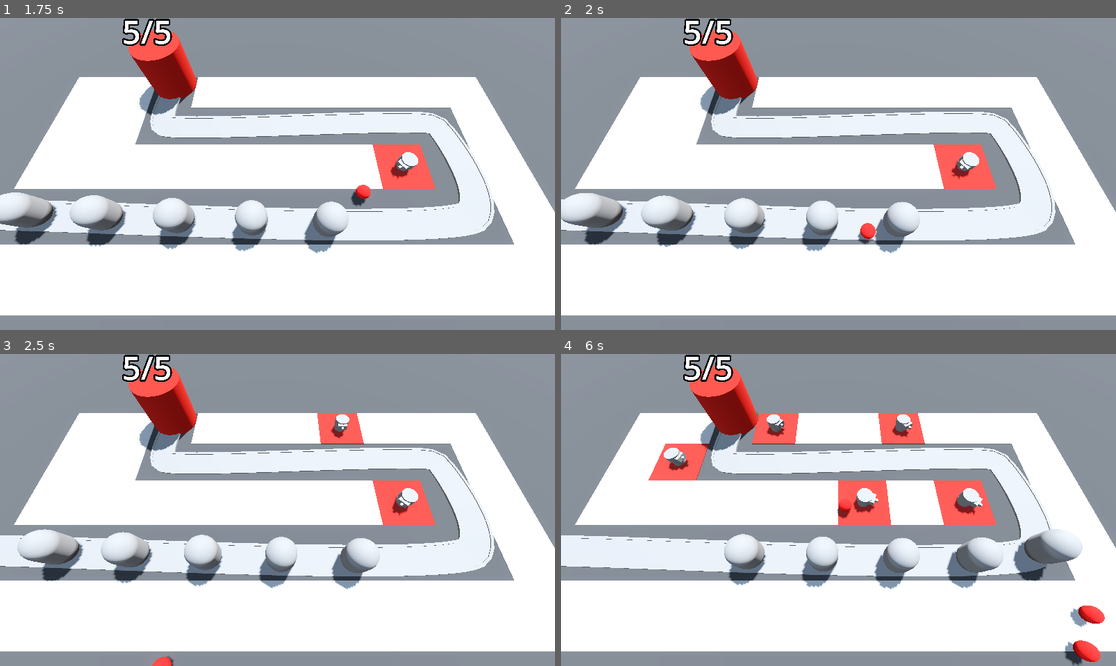
Above: before the commit, frames 1-4 (two rows, left to right).
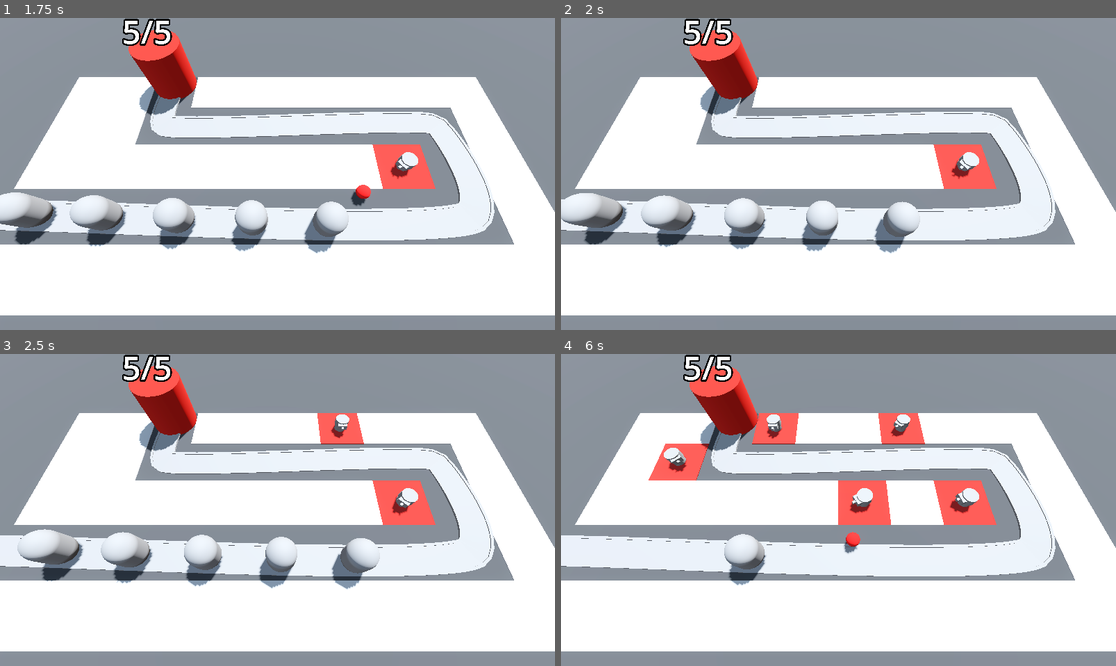
Above: after the commit, the same moments.

Repository: powerfrontier/barbarian-blaster
Game: Godot game, scene res://BaseLevel.tscn
Two runs of this game, one before a commit and one after it. Both use one fixed random seed, a clock stepped at 60 frames per second and the inputs below.
Inputs (mouse positions are in pixels of both pictures, inside the frame that each line leads up to):
- Up to frame 1 (1.75 s): move the mouse to (399, 158) at 0.52 s; press the mouse at (399, 158) at 0.53 s; move the mouse to (166, 189) at 1.27 s; release the mouse at (166, 189) at 1.28 s; click (166, 189) at 1.35 s
- Up to frame 2 (2 s): no input
- Up to frame 3 (2.5 s): move the mouse to (333, 441) at 2.02 s; press the mouse at (333, 441) at 2.03 s
- Up to frame 4 (6 s): move the mouse to (810, 572) at 2.77 s; release the mouse at (810, 572) at 2.78 s; click (810, 572) at 2.85 s; move the mouse to (1005, 556) at 3.52 s; press the mouse at (1005, 556) at 3.53 s; move the mouse to (672, 463) at 4.27 s; release the mouse at (672, 463) at 4.28 s; click (672, 463) at 4.35 s; move the mouse to (866, 510) at 5.02 s; press the mouse at (866, 510) at 5.03 s; move the mouse to (755, 432) at 5.77 s; release the mouse at (755, 432) at 5.78 s; click (755, 432) at 5.85 s

Frame 1 is identical in both runs. In frame 2, 0.2% of the frame differs, in the area x 53-57%, y 65-73%; in frame 3, less than 0.1%; in frame 4, 4.7%, in the area x 19-98%, y 20-100%.

Commit message:
up to lesson 50

Diff:
--- a/Enemy/enemy.gd
+++ b/Enemy/enemy.gd
@@ -1,12 +1,20 @@
 extends PathFollow3D
 
 @export var speed: float = 2.5
+@export var max_health: int = 50
+
+var current_health: int:
+	set(health):
+		current_health = health
+		#print(current_health)
+		if current_health < 1:
+			queue_free()
 
 @onready var base = get_tree().get_first_node_in_group("base")
 
 # Called when the node enters the scene tree for the first time.
 func _ready() -> void:
-	pass # Replace with function body.
+	current_health = max_health
 
 
 # Called every frame. 'delta' is the elapsed time since the previous frame.
--- a/Enemy/enemy.tscn
+++ b/Enemy/enemy.tscn
@@ -1,8 +1,12 @@
-[gd_scene load_steps=3 format=3 uid="uid://cyilxrg4sjpyl"]
+[gd_scene load_steps=4 format=3 uid="uid://cyilxrg4sjpyl"]
 
 [ext_resource type="Script" path="res://Enemy/enemy.gd" id="1_n4brh"]
 
 [sub_resource type="CapsuleMesh" id="CapsuleMesh_fk5l6"]
+radius = 1.0
+height = 3.0
+
+[sub_resource type="CapsuleShape3D" id="CapsuleShape3D_50ccp"]
 radius = 1.0
 height = 3.0
 
@@ -14,3 +18,9 @@
 [node name="MeshInstance3D" type="MeshInstance3D" parent="."]
 transform = Transform3D(1, 0, -1.49012e-08, 0, 1, 0, -1.49012e-08, 0, 1, 0, 1.5, 0)
 mesh = SubResource("CapsuleMesh_fk5l6")
+
+[node name="EnemyArea3D" type="Area3D" parent="." groups=["enemy_area"]]
+
+[node name="CollisionShape3D" type="CollisionShape3D" parent="EnemyArea3D"]
+transform = Transform3D(1, 0, 0, 0, 1, 0, 0, 0, 1, 0, 1.5, 0)
+shape = SubResource("CapsuleShape3D_50ccp")
--- a/Turret/projectile.gd
+++ b/Turret/projectile.gd
@@ -8,3 +8,9 @@
 
 func _on_timer_timeout():
 	queue_free()
+
+func _on_area_entered(area: Area3D) -> void:
+	if area.is_in_group("enemy_area"):
+		#print(area)
+		area.get_parent().current_health -= 25
+		queue_free()
--- a/Turret/projectile.tscn
+++ b/Turret/projectile.tscn
@@ -25,4 +25,5 @@
 one_shot = true
 autostart = true
 
+[connection signal="area_entered" from="." to="." method="_on_area_entered"]
 [connection signal="timeout" from="Timer" to="." method="_on_timer_timeout"]
--- a/project.godot
+++ b/project.godot
@@ -12,7 +12,7 @@
 
 config/name="Barbarian Blaster"
 run/main_scene="res://BaseLevel.tscn"
-config/features=PackedStringArray("4.1", "Forward Plus")
+config/features=PackedStringArray("4.2", "Forward Plus")
 config/icon="res://icon.svg"
 
 [input]
Not shown: 4 places in MeshLibraries/SpaceLibrary.tres that only renumber resources
